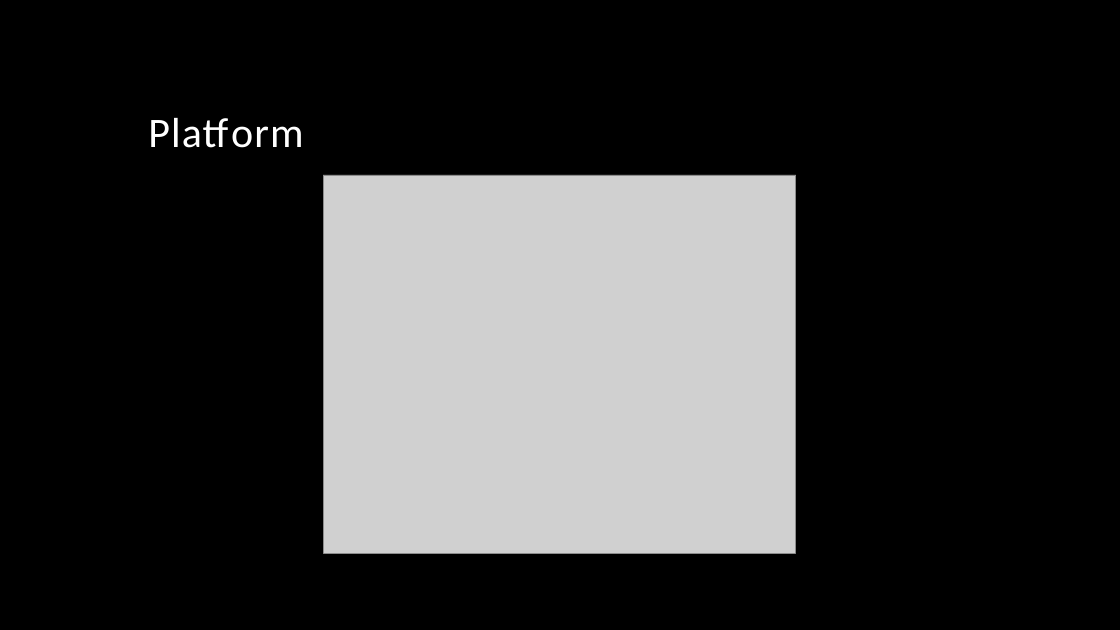
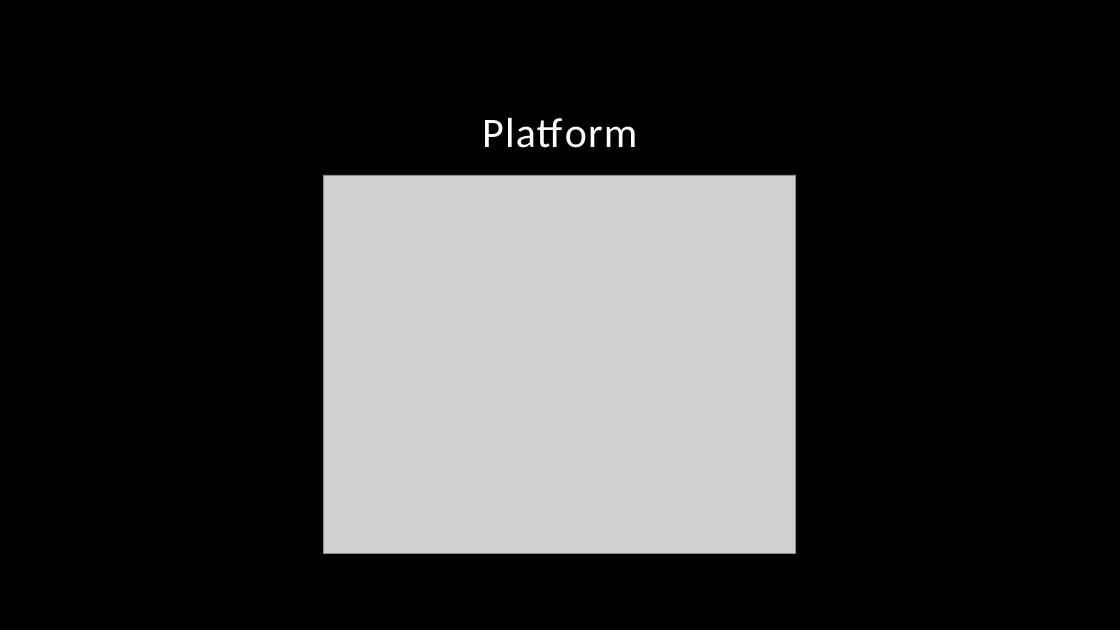
Before and after one commit to Ragabash/ProjectLax, a slide deck: slide 5 of Project Lax.pptx. Drawn at 1120x630 pixels with LibreOffice and Linux fonts; fonts in the diff are those of the drawing; grey boxes stand for pictures; background and template pictures are left out. Boxes give left, top, right and bottom in pixels: in the first picture for what was removed or moved away, otherwise in the second. Text is boxed around its words. In the diff, an @@ line names an element or a change of style, - is before the commit and + after.

```diff
--- a/Project Lax.pptx
+++ b/Project Lax.pptx
@@ title "Platform" at (482, 118, 637, 148): alignment left to centre @@
```
Also in this commit, not shown: 1 other slide changed, 3 slides added, 3 slides removed, 1 other file.
